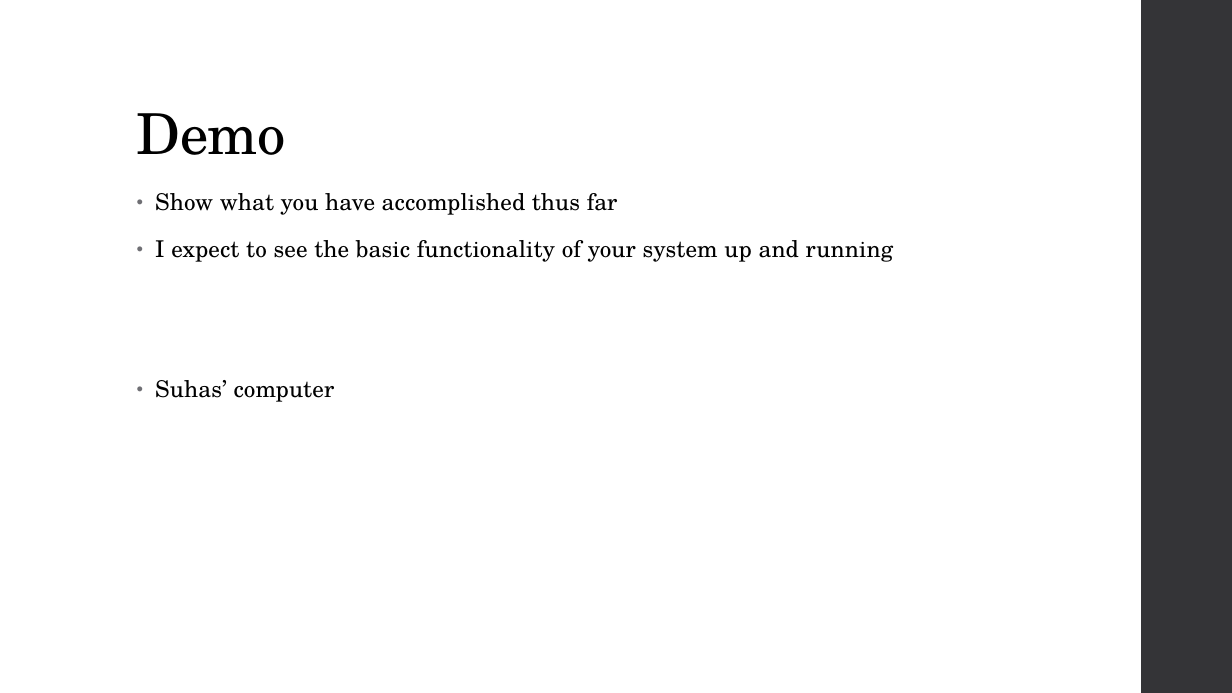
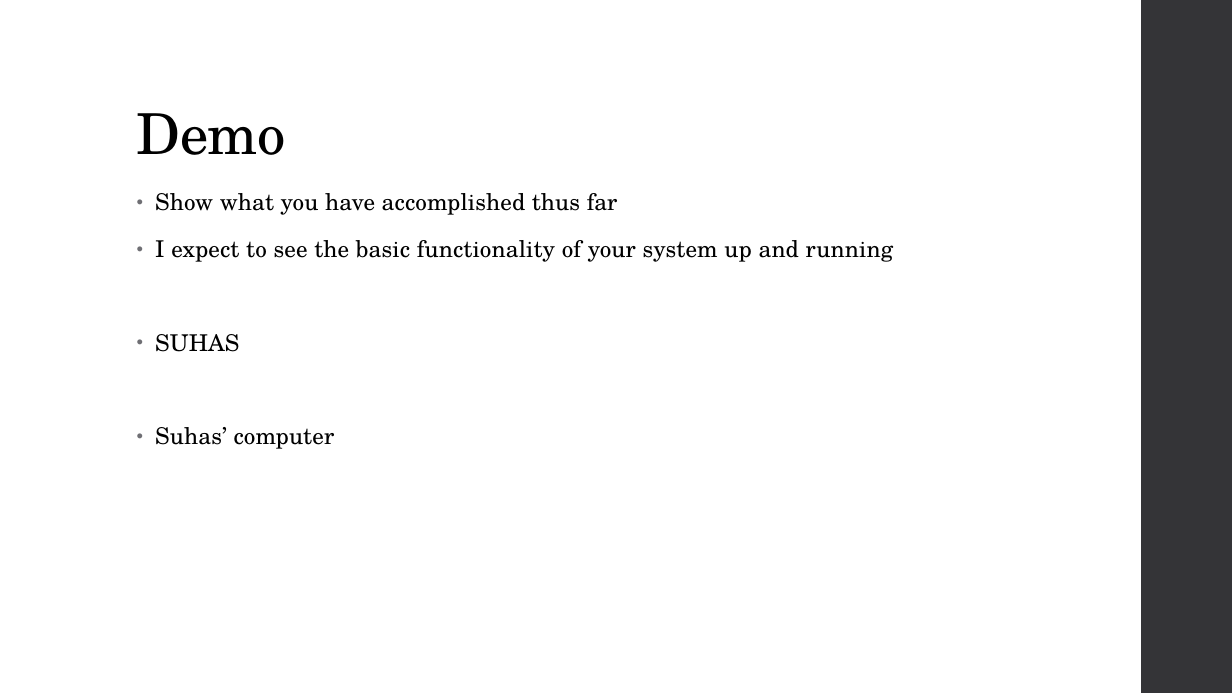
Before and after one commit to diederichk/StepCounter, a slide deck: slide 13 of MidtermPresentation/MidtermPresentation.pptx (slide 15 before the commit). Drawn at 1232x693 pixels with LibreOffice and Linux fonts; fonts in the diff are those of the drawing. Boxes give left, top, right and bottom in pixels: in the first picture for what was removed or moved away, otherwise in the second. Text is boxed around its words. In the diff, an @@ line names an element or a change of style, - is before the commit and + after.

```diff
--- a/MidtermPresentation/MidtermPresentation.pptx
+++ b/MidtermPresentation/MidtermPresentation.pptx
@@ text at <box>155,334,239,352</box>: paragraph added @@
+• SUHAS
```
Also in this commit, not shown: 1 other slide changed, 1 slide added, 2 slides removed.
